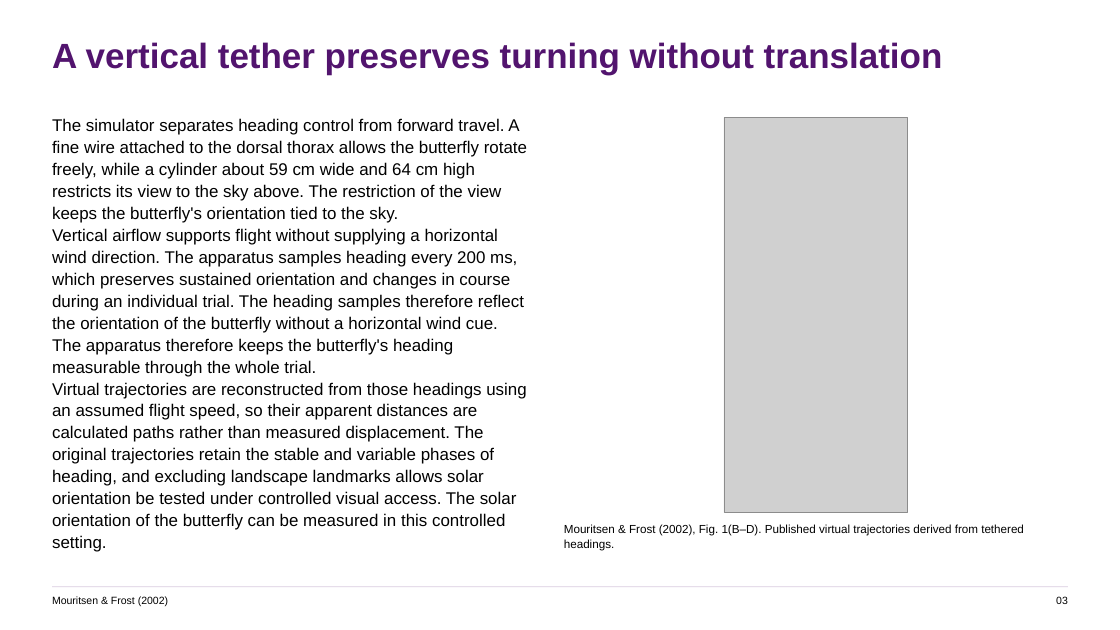
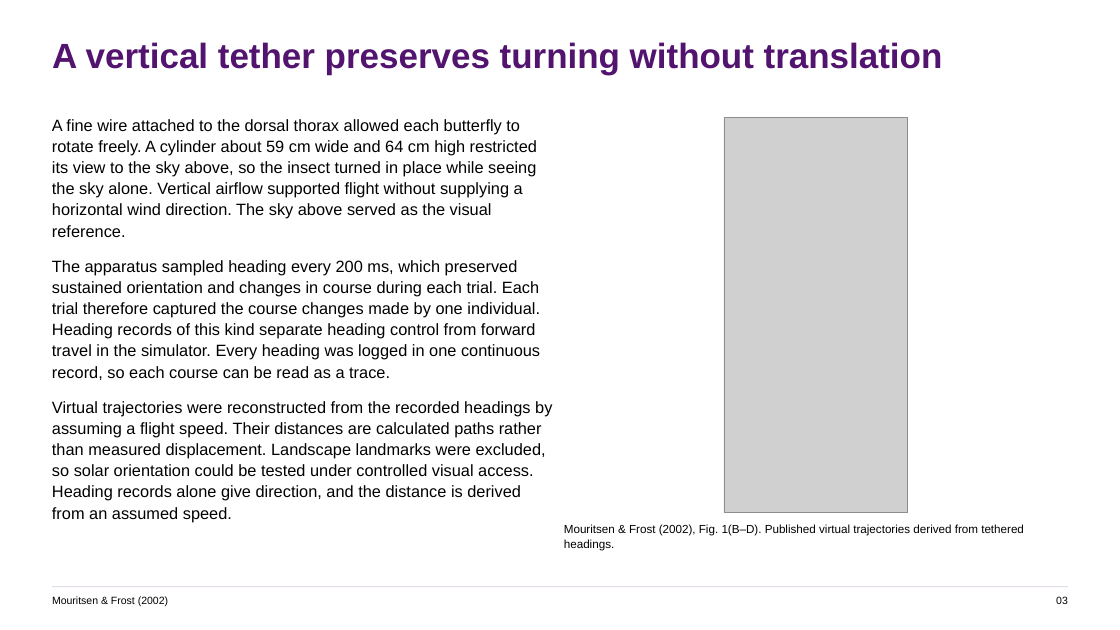
Before and after one commit to jordanxxlopez/NEUROETHOLOGY, a slide deck: slide 3 of scaffolded/Neuroethology_Lecture30_FA2026_SCAFFOLDED.pptx (slide 4 before the commit). Drawn at 1120x630 pixels with LibreOffice and Linux fonts; fonts in the diff are those of the drawing; grey boxes stand for pictures. Boxes give left, top, right and bottom in pixels: in the first picture for what was removed or moved away, otherwise in the second. Text is boxed around its words. In the diff, an @@ line names an element or a change of style, - is before the commit and + after.

```diff
--- a/scaffolded/Neuroethology_Lecture30_FA2026_SCAFFOLDED.pptx
+++ b/scaffolded/Neuroethology_Lecture30_FA2026_SCAFFOLDED.pptx
@@ text at <box>52,119,552,522</box>: text changed; size 14.5 to 14 pt @@
-The simulator separates heading control from forward travel. A fine wire attached to the dorsal thorax allows the butterfly rotate freely, while a cylinder about 59 cm wide and 64 cm high restricts its view to the sky above. The restriction of the view keeps the butterfly's orientation tied to the sky.
-Vertical airflow supports flight without supplying a horizontal wind direction. The apparatus samples heading every 200 ms, which preserves sustained orientation and changes in course during an individual trial. The heading samples therefore reflect the orientation of the butterfly without a horizontal wind cue. The apparatus therefore keeps the butterfly's heading measurable through the whole trial.
-Virtual trajectories are reconstructed from those headings using an assumed flight speed, so their apparent distances are calculated paths rather than measured displacement. The original trajectories retain the stable and variable phases of heading, and excluding landscape landmarks allows solar orientation be tested under controlled visual access. The solar orientation of the butterfly can be measured in this controlled setting.
+A fine wire attached to the dorsal thorax allowed each butterfly to rotate freely. A cylinder about 59 cm wide and 64 cm high restricted its view to the sky above, so the insect turned in place while seeing the sky alone. Vertical airflow supported flight without supplying a horizontal wind direction. The sky above served as the visual reference.
+The apparatus sampled heading every 200 ms, which preserved sustained orientation and changes in course during each trial. Each trial therefore captured the course changes made by one individual. Heading records of this kind separate heading control from forward travel in the simulator. Every heading was logged in one continuous record, so each course can be read as a trace.
+Virtual trajectories were reconstructed from the recorded headings by assuming a flight speed. Their distances are calculated paths rather than measured displacement. Landscape landmarks were excluded, so solar orientation could be tested under controlled visual access. Heading records alone give direction, and the distance is derived from an assumed speed.
```
Also in this commit, not shown: 51 other slides changed, 7 slides added, 7 slides removed, 5 other files.
